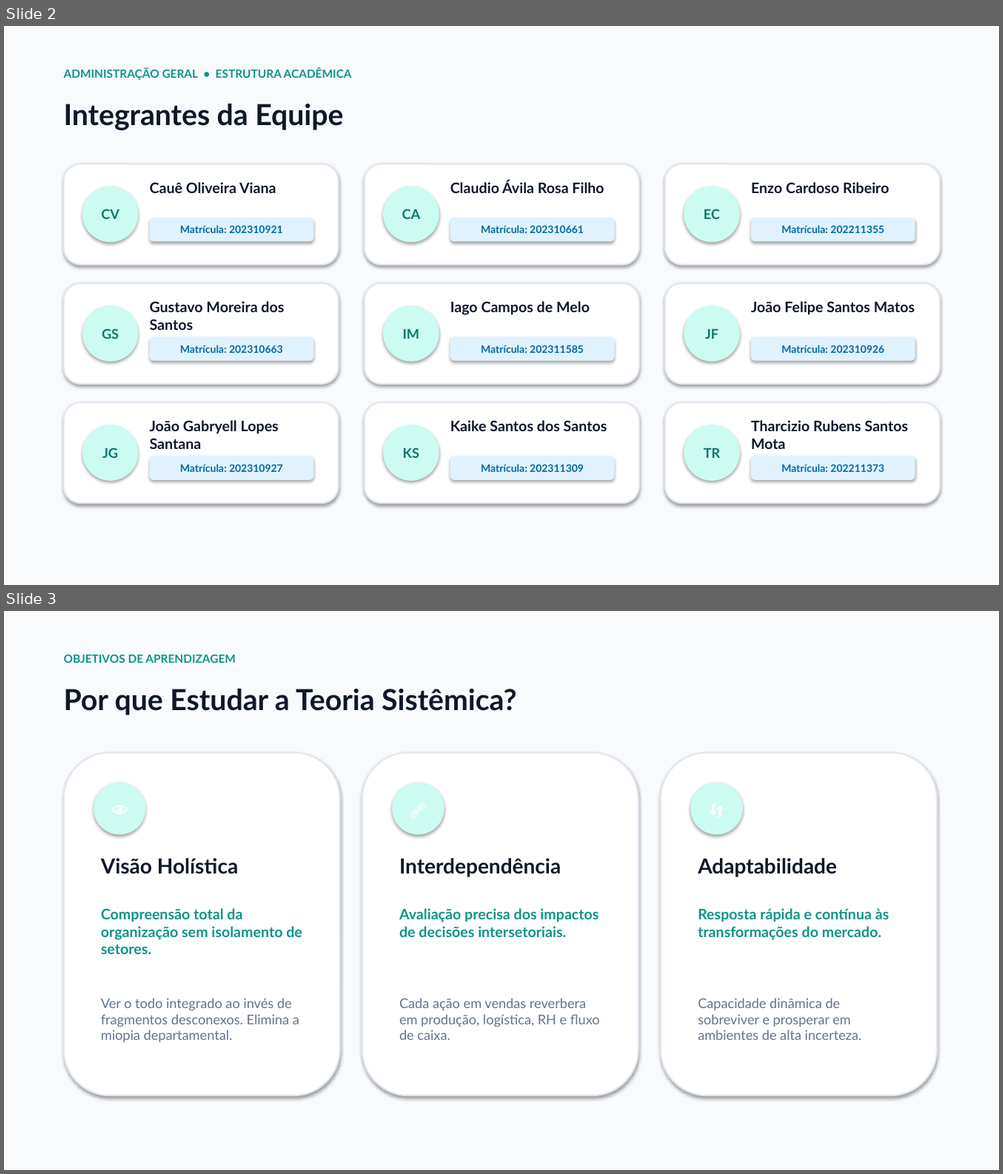
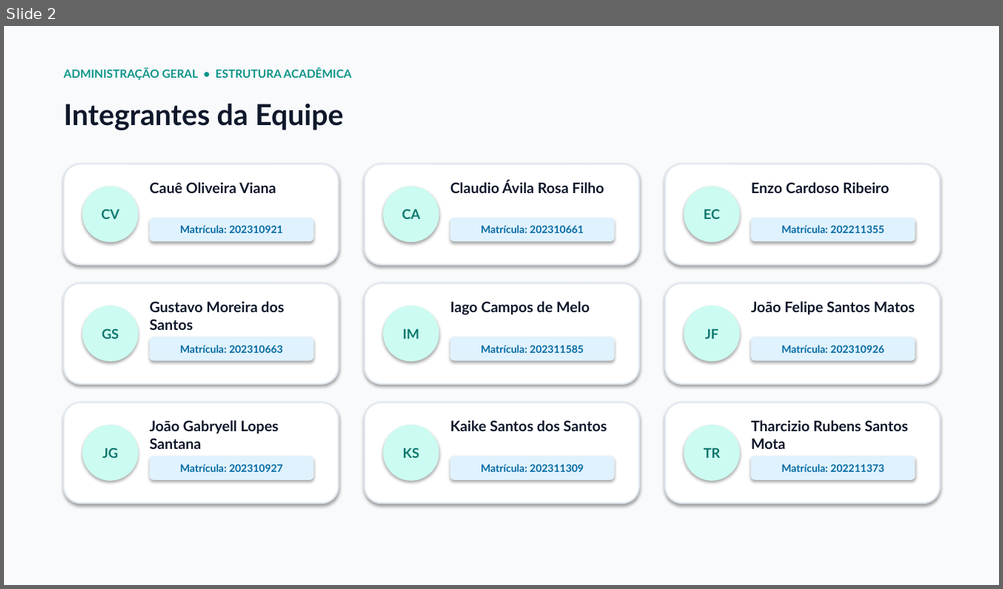
Before and after one commit to felipiinhoz/teoriasistemas, a slide deck: apresentacao_teoria_sistemica.pptx. Shown one above the other, each under a label of ours: slides 2 and 3 before the commit, slide 2 after it. The pictures are 1003x1174 and 1003x589 pixels, drawn with LibreOffice and Linux fonts; fonts in the diff are those of the drawing. Boxes give left, top, right and bottom in pixels: in the first picture for what was removed or moved away, otherwise in the second. Text is boxed around its words. In the diff, an @@ line names an element or a change of style, - is before the commit and + after.

Commit message:
Remover slides de Objetivos e Processo Decisorio e sincronizar apresentacao com 12 slides

```diff
--- a/apresentacao_teoria_sistemica.pptx
+++ b/apresentacao_teoria_sistemica.pptx
@@ slide 3 removed at (x1=4, y1=611, x2=999, y2=1170), background #F8FAFC @@
@@ text removed at (x1=64, y1=654, x2=236, y2=663) @@
-OBJETIVOS DE APRENDIZAGEM
@@ text removed at (x1=64, y1=689, x2=516, y2=715) @@
-Por que Estudar a Teoria Sistêmica?
@@ rounded rectangle removed at (x1=64, y1=753, x2=340, y2=1096) @@
@@ rounded rectangle removed at (x1=362, y1=753, x2=638, y2=1096) @@
@@ rounded rectangle removed at (x1=660, y1=753, x2=936, y2=1096) @@
@@ ellipse removed at (x1=94, y1=783, x2=146, y2=834) @@
-👁️
@@ ellipse removed at (x1=392, y1=783, x2=444, y2=834) @@
-🔗
@@ ellipse removed at (x1=691, y1=783, x2=743, y2=834) @@
-🔄
@@ text removed at (x1=101, y1=858, x2=238, y2=874) @@
-Visão Holística
@@ text removed at (x1=399, y1=858, x2=560, y2=877) @@
-Interdependência
@@ text removed at (x1=697, y1=858, x2=836, y2=877) @@
-Adaptabilidade
@@ text removed at (x1=101, y1=908, x2=302, y2=954) @@
-Compreensão total da organização sem isolamento de setores.
@@ text removed at (x1=399, y1=908, x2=598, y2=937) @@
-Avaliação precisa dos impactos de decisões intersetoriais.
@@ text removed at (x1=697, y1=908, x2=889, y2=940) @@
-Resposta rápida e contínua às transformações do mercado.
@@ text removed at (x1=101, y1=998, x2=299, y2=1042) @@
-Ver o todo integrado ao invés de fragmentos desconexos. Elimina a miopia departamental.
@@ text removed at (x1=399, y1=998, x2=600, y2=1040) @@
-Cada ação em vendas reverbera em produção, logística, RH e fluxo de caixa.
@@ text removed at (x1=697, y1=998, x2=862, y2=1040) @@
-Capacidade dinâmica de sobreviver e prosperar em ambientes de alta incerteza.
```
Also in this commit, not shown: 1 other slide removed, 3 other files.
